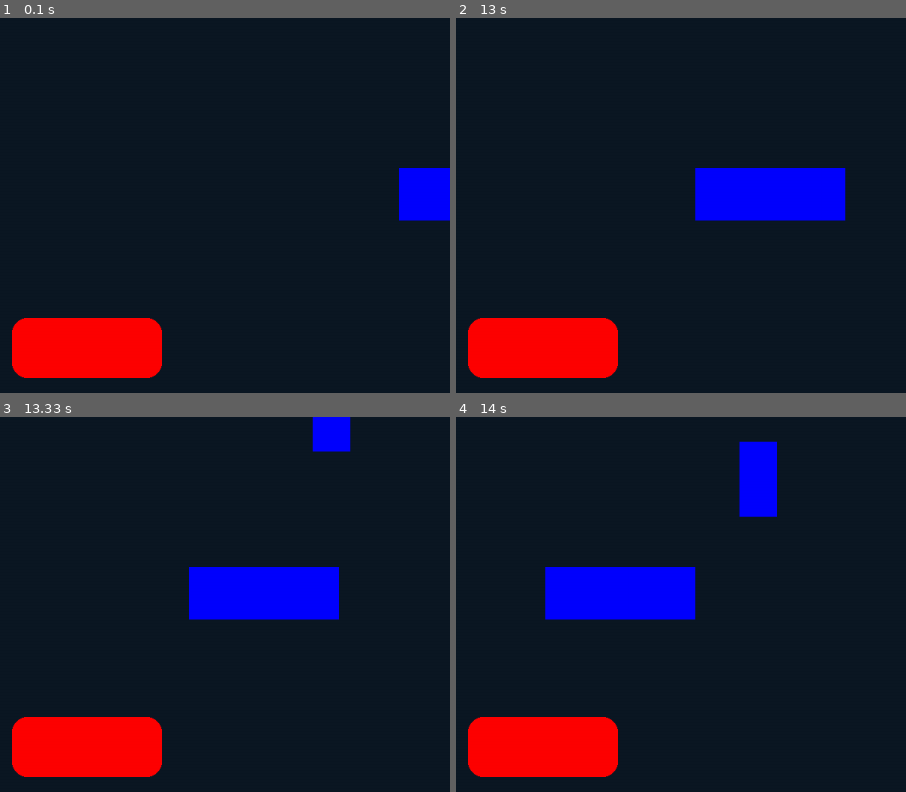
Above: before the commit, frames 1-4 (two rows, left to right).
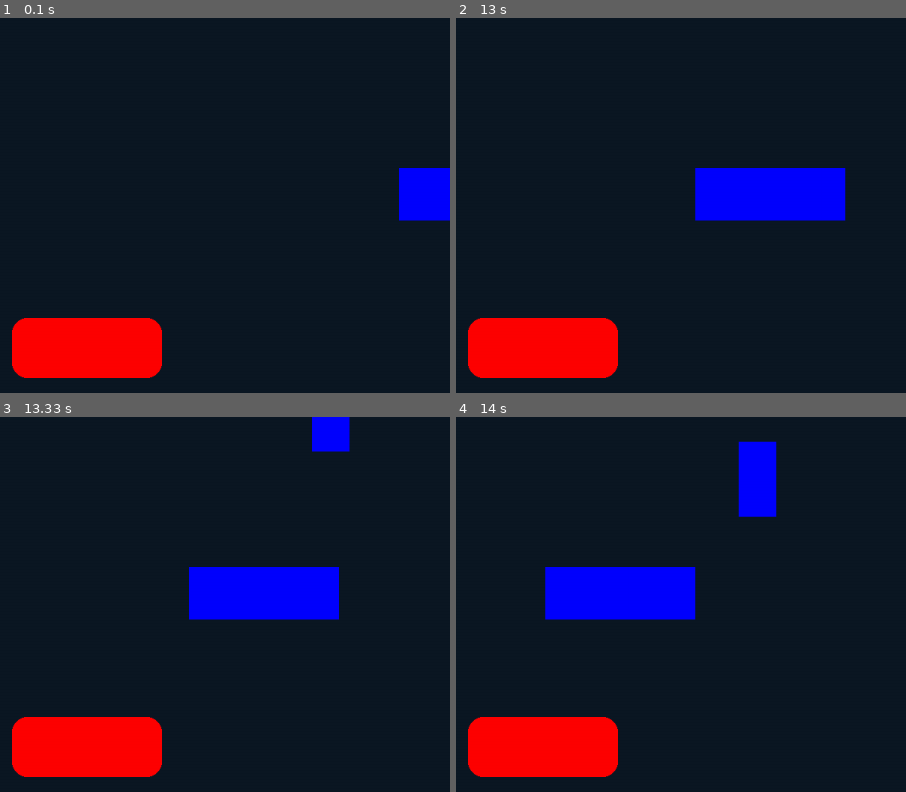
Above: after the commit, the same moments.

Repository: PANKRAV/Pygame-fun
Game: pygame game, started from scripts/main.py
Two runs of this game, one before a commit and one after it. Both use one fixed random seed, a clock stepped at 60 frames per second and the inputs below.
Inputs:
- Up to frame 1 (0.1 s): no input
- Up to frame 2 (13 s): hold Up 0.33-0.8 s; hold Right 0.83-1.47 s; hold Left 1.5-1.97 s; hold Right 2-2.47 s; hold Up 2.5-2.8 s; hold Right 2.83-3.3 s; hold Left 3.33-3.87 s; hold Left 3.9-4.3 s; hold Up 4.33-4.7 s; hold Right 4.73-5.37 s; hold Left 5.4-5.87 s; hold Right 5.9-6.37 s; tap Space at 5.97, 6.27, 6.8, 7.1, 7.3, 7.6, 7.87, 8.17, 8.3, 8.7, 9, 9.37, 9.67, 9.87, 10.17, 10.37, 10.7, 11, 11.2, 11.5, 11.77, 12.07, 12.6, 12.9 s; hold Right 6.73-7.2 s; hold Left 7.23-7.77 s; hold Left 7.8-8.2 s; hold Up 8.23-8.6 s; hold Right 8.63-9.27 s; hold Left 9.3-9.77 s; hold Right 9.8-10.27 s; hold Up 10.3-10.6 s; hold Right 10.63-11.1 s; hold Left 11.13-11.67 s; hold Left 11.7-12.1 s; hold Right from 12.53 s (still down)
- Up to frame 3 (13.33 s): release Right at 13.17 s; hold Left from 13.2 s (still down); tap Space at 13.27 s
- Up to frame 4 (14 s): tap Space at 13.57, 13.77 s; release Left at 13.67 s; hold Right from 13.7 s (still down)
The pictures show only the part of the screen within x 24-74%, y 0-50%; the shares and areas given below are measured in that part.

Frames 1-2 are identical in both runs. In frame 3, less than 0.1% of the frame differs, in the area x 69-78%, y 0-10%; in frame 4, 0.1%, in the area x 62-72%, y 6-27%.

Commit message:
turns out the solution was very obvious (moving platforms work now)

Diff:
--- a/scripts/main.py
+++ b/scripts/main.py
@@ -34,7 +34,7 @@
 player = sprites.Player(100, 1000 - v.ground_height - sprites.Player.height)
 platform1 = t.Platform(300, 400, 200, 80, v.RED, 0.6, True, 20)
 platform2 = t.Platform(700, 600, 200, 25, v.GREEN, 0.6)
-platform3 = t.Moving_Platform(800, 200, 200, 70, v.BLUE, 0.2, 200, 0, 400, 0, follow_player = True)
+platform3 = t.Moving_Platform(800, 200, 200, 70, v.BLUE, 0.8, 200, 0, 400, 0, follow_player = True)
 #enemies
 
 
--- a/scripts/sprites.py
+++ b/scripts/sprites.py
@@ -137,12 +137,7 @@
 
                 plat : terrain.Moving_Platform = v.plat_data[self.isground - 1]
                 if plat.follow_player :
-                    if plat.u["ux"] > 0 :
-                        if self.ux < plat.u["ux"] :
-                            self.ux = plat.u["ux"]
-                    else:
-                        if self.ux > plat.u["ux"] :
-                            self.ux = plat.u["ux"]
+                    self.x += plat.u["ux"] * v.dt * v.game_speed
 #X-AXIS
         if self.pressed["right"]:
             self.ux = self.speed
